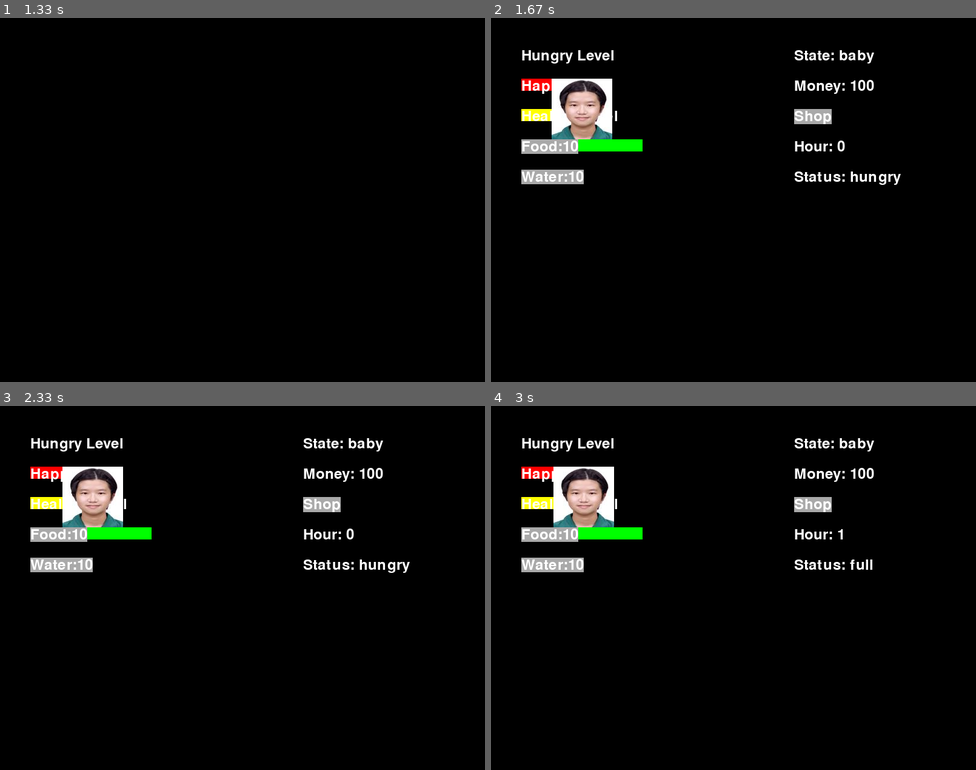
Above: before the commit, frames 1-4 (two rows, left to right).
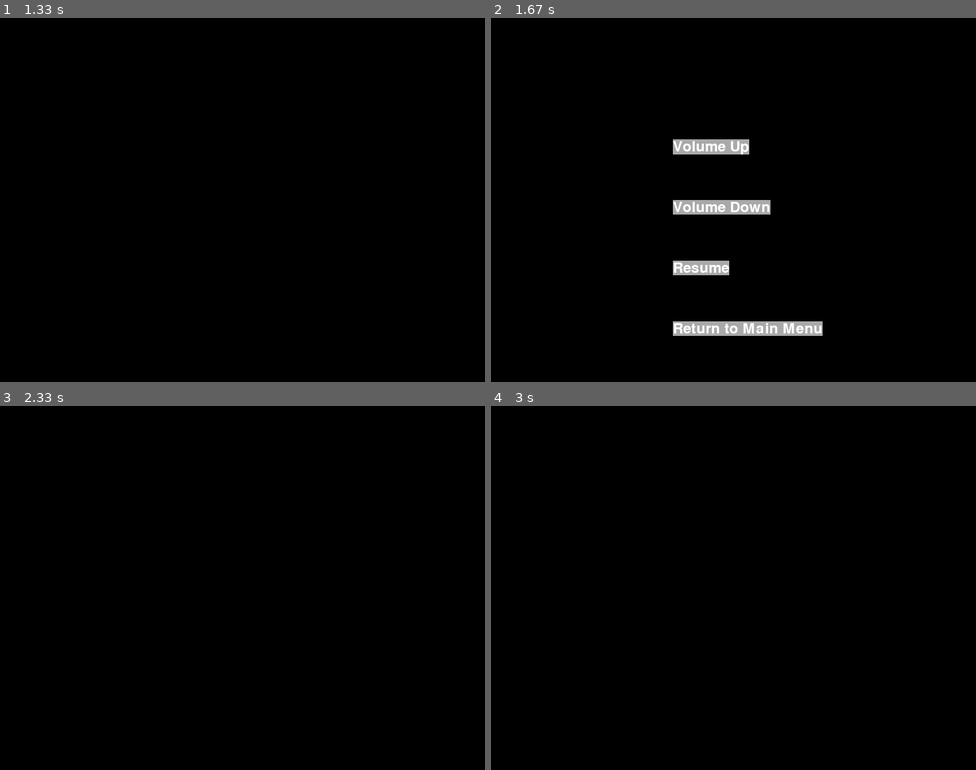
Above: after the commit, the same moments.

Repository: huihsin-chien/group6_project
Game: pygame game, started from Final_pj/main.py
The game is run twice, just before and just after one commit, with the same random seed, the same clock (stepped at 60 frames per second) and the same inputs.
Inputs (mouse positions are in pixels of both pictures, inside the frame that each line leads up to):
- Up to frame 1 (1.33 s): press the mouse at (194, 145) at 0.37 s; move the mouse to (140, 214) at 0.47 s; release the mouse at (92, 287) at 0.6 s; click (67, 189) at 1.22 s
- Up to frame 2 (1.67 s): press the mouse at (825, 149) at 1.53 s; move the mouse to (791, 119) at 1.63 s
- Up to frame 3 (2.33 s): release the mouse at (266, 478) at 1.77 s; press the mouse at (257, 715) at 1.87 s; move the mouse to (232, 591) at 1.97 s; release the mouse at (203, 471) at 2.1 s; press the mouse at (194, 533) at 2.2 s; move the mouse to (271, 515) at 2.3 s
- Up to frame 4 (3 s): release the mouse at (840, 500) at 2.43 s

Frame 1 is identical in both runs. In frame 2, 8.6% of the frame differs, in the area x 6-85%, y 8-88%; in frame 3, 5.4%; in frame 4, 5.3%.

Commit message:
setting page

Diff:
--- a/Final_pj/screens/game_screen.py
+++ b/Final_pj/screens/game_screen.py
@@ -43,7 +43,7 @@
     food_button.show()
     water_button.show()
 
-def draw_player_info(screen, shop_button):
+def draw_player_info(screen, shop_button, settings_button):
     state_text = menu_font.render(f'State: {pet.state}', True, WHITE)
     screen.blit(state_text, (500, 50))
 
@@ -55,7 +55,7 @@
 
     status_text = menu_font.render(f'Status: {pet.status}', True, WHITE)
     screen.blit(status_text, (500, 250))
-
+    settings_button.show()
     shop_button.show()
 
 def change_direction():
@@ -68,6 +68,7 @@
     shop_button = Button(u'Shop', (500, 150), menu_font, screen, GRAY, u'Shop')
     food_button = Button(f'Food:{pet.food_amount}', (50, 200), menu_font, screen, GRAY, f'Food{pet.food_amount}')
     water_button = Button(f'Water:{pet.water_amount}', (50, 250), menu_font, screen, GRAY, f'Water:{pet.water_amount}')
+    settings_button = Button(u'Settings', (500, 200), menu_font, screen, GRAY, u'Settings')
 
     pet_image_path = settings.baby_pet_image_path if pet.state == 'baby' else (settings.teen_pet_image_path if pet.state == 'teen' else settings.adult_pet_image_path)
     happy_pet_image_path = settings.happy_pet_image_path  # 假设这是宠物开心状态的图片路径
@@ -96,7 +97,8 @@
                 if water_button.click(event):
                     pet.drink()
                     water_button = Button(f'Water:{pet.water_amount}', (50, 250), menu_font, screen, GRAY, f'Water:{pet.water_amount}')
-
+                if settings_button.click(event):
+                    setting_screen(screen)
                 # 检查是否点击宠物
                 if pet.rect.collidepoint(event.pos):
                     pet.touch_pet()
@@ -116,7 +118,7 @@
 
         screen.fill(BLACK)
         draw_pet_attributes(screen, food_button, water_button)
-        draw_player_info(screen, shop_button)
+        draw_player_info(screen, shop_button, settings_button)
         img_width, img_height = draw_pet_location(screen, pet_image_path)
 
         if current_time - last_update_time >= 1:
@@ -201,3 +203,37 @@
                     pet.reset()
                     screen.fill(BLACK)
                     main_menu(screen)
+
+def setting_screen(screen): #volumn, resume, return to main menu
+    from screens.main_menu import main_menu
+    vol_up_button = Button(u'Volume Up', (300, 200), menu_font, screen, GRAY, u'Volume Up')
+    vol_down_button = Button(u'Volume Down', (300, 300), menu_font, screen, GRAY, u'Volume Down')
+    resume_button = Button(u'Resume', (300, 400), menu_font, screen, GRAY, u'Resume')
+    return_to_main_menu_button = Button(u'Return to Main Menu', (300, 500), menu_font, screen, GRAY, u'Return to Main Menu')
+    while True:
+        for event in pygame.event.get():
+            if event.type == pygame.QUIT:
+                pygame.quit()
+                sys.exit()
+            if event.type == pygame.MOUSEBUTTONDOWN:
+                if vol_up_button.click(event):
+                    pass
+                if vol_down_button.click(event):
+                    pass
+                if resume_button.click(event):
+                    game_screen(screen)
+                if return_to_main_menu_button.click(event):
+                    pet.reset()
+                    screen.fill(BLACK)
+                    main_menu(screen)
+            elif event.type == pygame.MOUSEBUTTONUP:
+                vol_up_button.release(event)
+                vol_down_button.release(event)
+                resume_button.release(event)
+                return_to_main_menu_button.release(event)
+        screen.fill(BLACK)
+        vol_up_button.show()
+        vol_down_button.show()
+        resume_button.show()
+        return_to_main_menu_button.show()
+        pygame.display.update()
